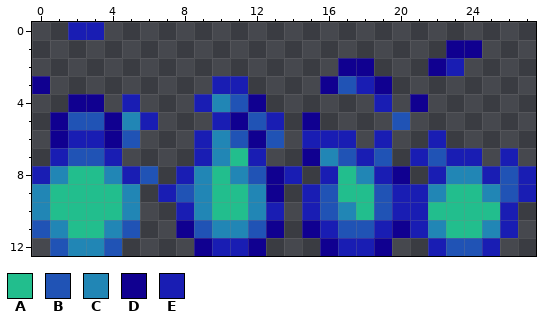
Pixel-art sprite -- Sources/Modules/Yggdrasil/YggdrasilTown/Projectiles/EyeOfAnabiosis_Projectile.png. Above, as it was before the edit.
The file is 56x26 pixels, drawn in blocks of 2x2; one block is one cell here.
Palette (. is transparent): A #22be8d  B #2053b5  C #2186b5  D #100090  E #191db3
Pixels before, first column x 0:
 0 ..EE........................
 1 .......................DD...
 2 .................DD...DE....
 3 D.........EE....DBED........
 4 ..DD.E...ECBD......E.D......
 5 .DBBDCE...EDBE.D....B.......
 6 .DEEDB...ECBDB.EEE.E..E.....
 7 .EBBE....ECAE..DCBEB.EBEE.E.
 8 ECAACEB.ECACBDE.EACED.ECCEBE
 9 CAAAAC.EBCAACD.EBAABEECAACBE
10 CAAAAC..ECAACE.EBCABEEAAAAE.
11 BCAACB..DBCCBD.DEBBEDECAACE.
12 .BCCB....DEED...DEED..EBBE..
The result:
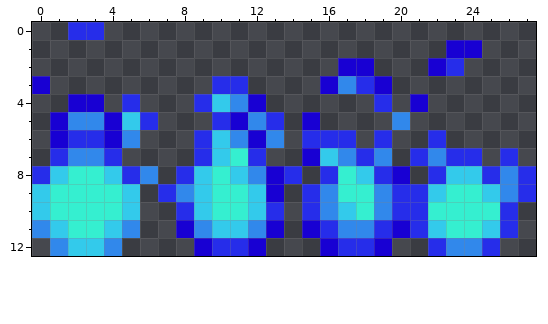
Log entry: feat: enhance appearence and add netcode for Eye of Anabiosis
From old to new:
Colour A changes from #22be8d to #35efd0.
Colour B changes from #2053b5 to #3188eb.
Colour C changes from #2186b5 to #33caeb.
Colour D changes from #100090 to #1800d3.
Colour E changes from #191db3 to #262dea.
Changed places in both pictures, as pixel boxes (x1, y1, x2, y2):
changed: (32, 22, 536, 256)
